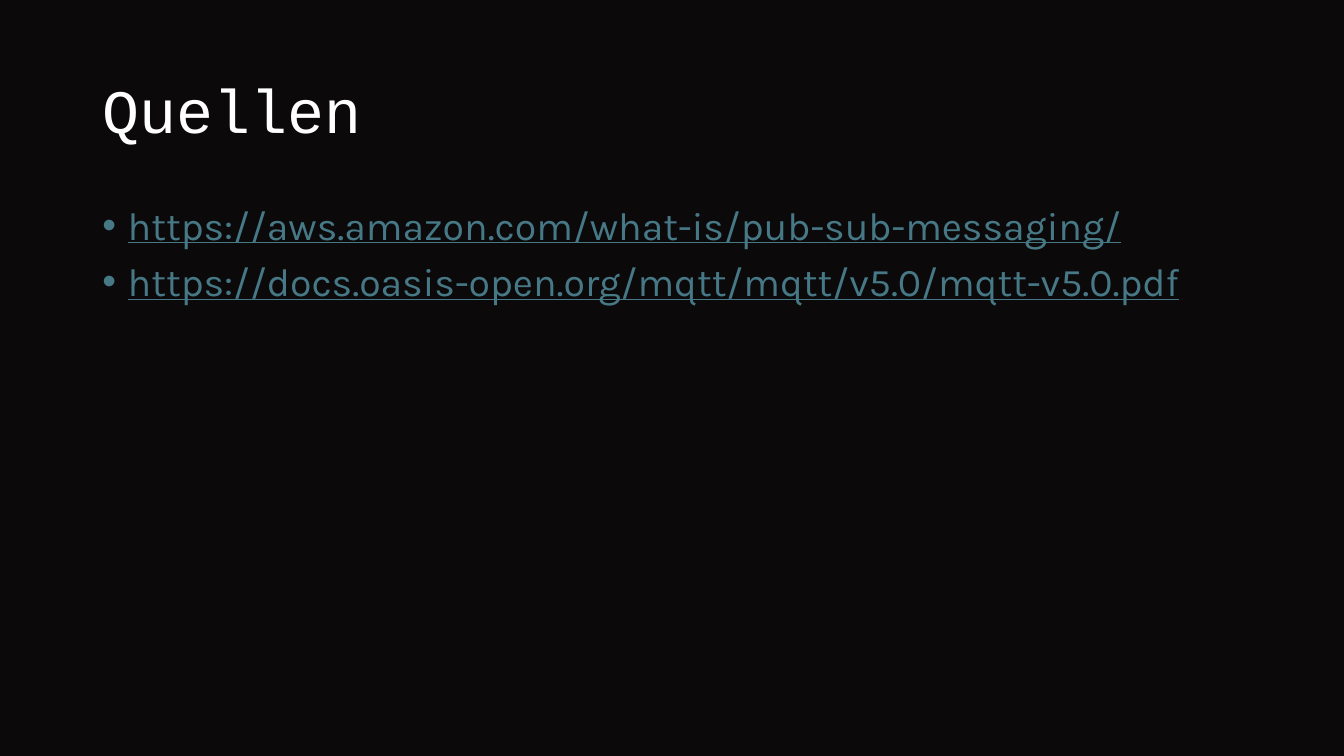
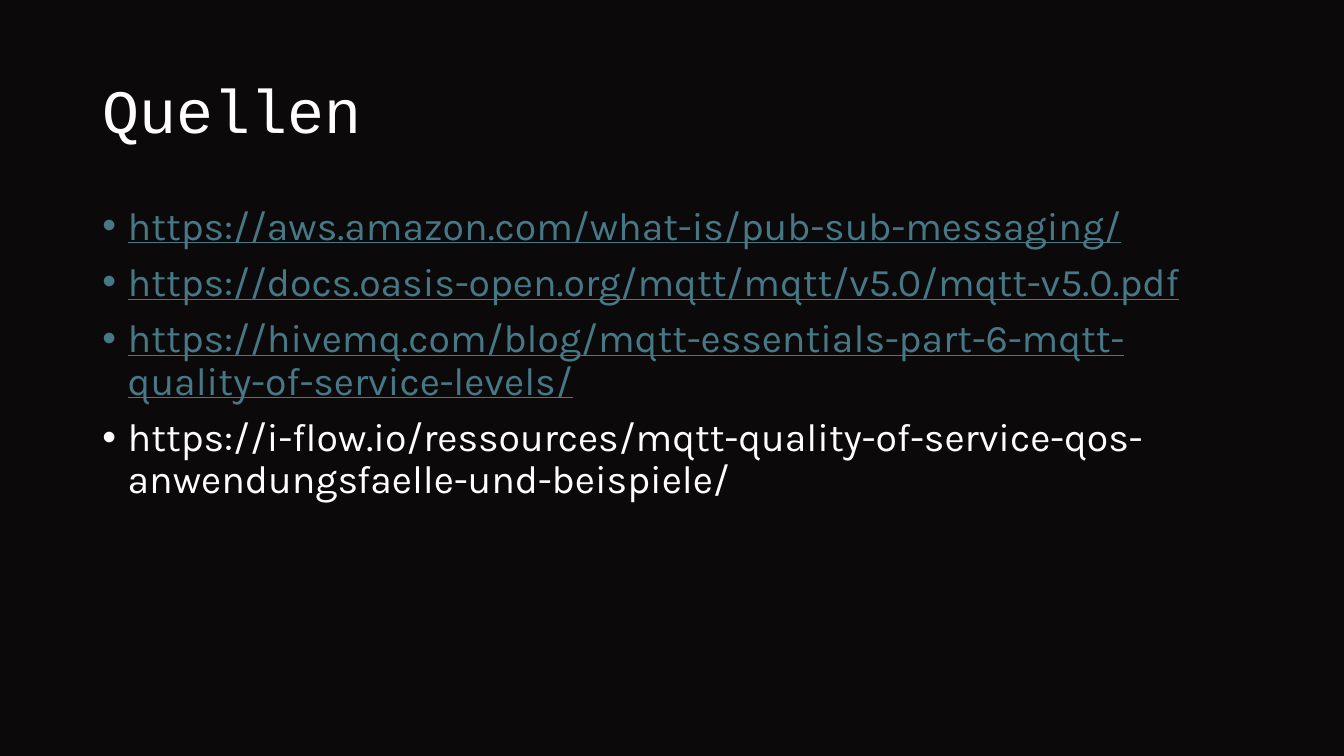
Before and after one commit to Matz21X/2024_25_5BHITS, a slide deck: slide 9 of SEW-Theorie/MQTT.pptx. Drawn at 1344x756 pixels with LibreOffice and Linux fonts; fonts in the diff are those of the drawing. Boxes give left, top, right and bottom in pixels: in the first picture for what was removed or moved away, otherwise in the second. Text is boxed around its words. In the diff, an @@ line names an element or a change of style, - is before the commit and + after.

```diff
--- a/SEW-Theorie/MQTT.pptx
+++ b/SEW-Theorie/MQTT.pptx
@@ text at box(128, 323, 1143, 503): paragraphs added @@
+• https://hivemq.com/blog/mqtt-essentials-part-6-mqtt-quality-of-service-levels/
+• https://i-flow.io/ressources/mqtt-quality-of-service-qos-anwendungsfaelle-und-beispiele/
```
Also in this commit, not shown: 3 other slides changed, 1 slide added, 1 slide removed.
